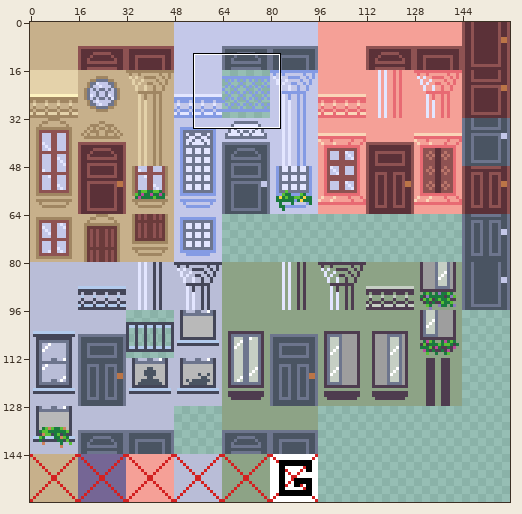
File history of a sprite sheet, bring_ur_glam/assets/tiles/buildings.png. The picture above shows the old version from afar; the outline marks the close-up.
Close-up. Before the commit:
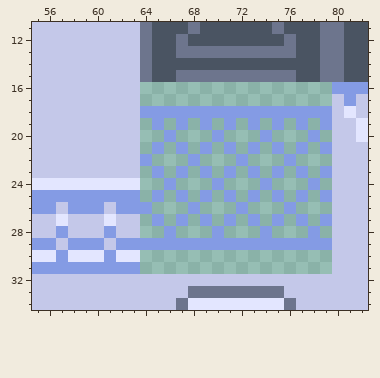
The file is 160x160 pixels. Shown: x 55..82, y 11..34.
The result:
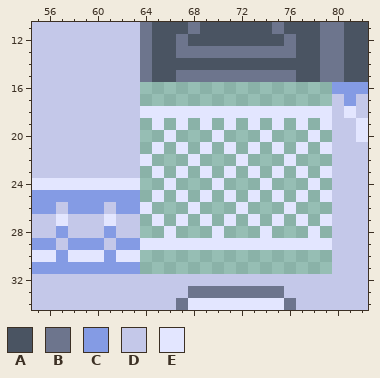
Palette (. is transparent): A #4a5462  B #6d758d  C #849be4  D #c4c8e9  E #e3e6ff
Log entry: Change bridge color
The edit:
{"y":18,"x":64,"old":"CCCCCCCCCCCCCCCC","new":"EEEEEEEEEEEEEEEE"}
{"y":19,"x":65,"old":"C","new":"E"}
{"y":19,"x":67,"old":"C","new":"E"}
{"y":19,"x":69,"old":"C","new":"E"}
{"y":19,"x":71,"old":"C","new":"E"}
{"y":19,"x":73,"old":"C","new":"E"}
{"y":19,"x":75,"old":"C","new":"E"}
{"y":19,"x":77,"old":"C","new":"E"}
{"y":19,"x":79,"old":"C","new":"E"}
{"y":20,"x":66,"old":"C","new":"E"}
{"y":20,"x":70,"old":"C","new":"E"}
{"y":20,"x":74,"old":"C","new":"E"}
{"y":20,"x":78,"old":"C","new":"E"}
{"y":21,"x":65,"old":"C","new":"E"}
{"y":21,"x":67,"old":"C","new":"E"}
{"y":21,"x":69,"old":"C","new":"E"}
{"y":21,"x":71,"old":"C","new":"E"}
{"y":21,"x":73,"old":"C","new":"E"}
{"y":21,"x":75,"old":"C","new":"E"}
{"y":21,"x":77,"old":"C","new":"E"}
{"y":21,"x":79,"old":"C","new":"E"}
{"y":22,"x":64,"old":"C","new":"E"}
{"y":22,"x":68,"old":"C","new":"E"}
{"y":22,"x":72,"old":"C","new":"E"}
{"y":22,"x":76,"old":"C","new":"E"}
{"y":23,"x":65,"old":"C","new":"E"}
{"y":23,"x":67,"old":"C","new":"E"}
{"y":23,"x":69,"old":"C","new":"E"}
{"y":23,"x":71,"old":"C","new":"E"}
{"y":23,"x":73,"old":"C","new":"E"}
{"y":23,"x":75,"old":"C","new":"E"}
{"y":23,"x":77,"old":"C","new":"E"}
{"y":23,"x":79,"old":"C","new":"E"}
{"y":24,"x":66,"old":"C","new":"E"}
{"y":24,"x":70,"old":"C","new":"E"}
{"y":24,"x":74,"old":"C","new":"E"}
{"y":24,"x":78,"old":"C","new":"E"}
{"y":25,"x":65,"old":"C","new":"E"}
{"y":25,"x":67,"old":"C","new":"E"}
{"y":25,"x":69,"old":"C","new":"E"}
{"y":25,"x":71,"old":"C","new":"E"}
{"y":25,"x":73,"old":"C","new":"E"}
{"y":25,"x":75,"old":"C","new":"E"}
{"y":25,"x":77,"old":"C","new":"E"}
{"y":25,"x":79,"old":"C","new":"E"}
{"y":26,"x":64,"old":"C","new":"E"}
{"y":26,"x":68,"old":"C","new":"E"}
{"y":26,"x":72,"old":"C","new":"E"}
{"y":26,"x":76,"old":"C","new":"E"}
{"y":27,"x":65,"old":"C","new":"E"}
{"y":27,"x":67,"old":"C","new":"E"}
{"y":27,"x":69,"old":"C","new":"E"}
{"y":27,"x":71,"old":"C","new":"E"}
{"y":27,"x":73,"old":"C","new":"E"}
{"y":27,"x":75,"old":"C","new":"E"}
{"y":27,"x":77,"old":"C","new":"E"}
{"y":27,"x":79,"old":"C","new":"E"}
{"y":28,"x":66,"old":"C","new":"E"}
{"y":28,"x":70,"old":"C","new":"E"}
{"y":28,"x":74,"old":"C","new":"E"}
{"y":28,"x":78,"old":"C","new":"E"}
{"y":29,"x":64,"old":"CCCCCCCCCCCCCCCC","new":"EEEEEEEEEEEEEEEE"}
{"label":"changed","picture_box":[140,106,332,250]}
